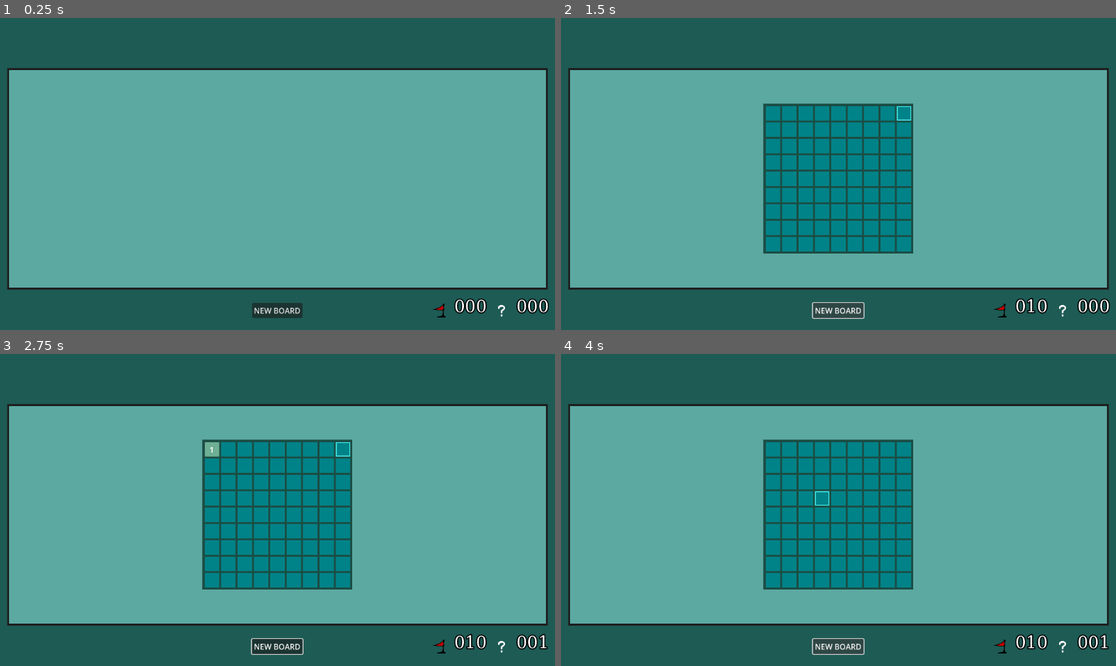
Above: before the commit, frames 1-4 (two rows, left to right).
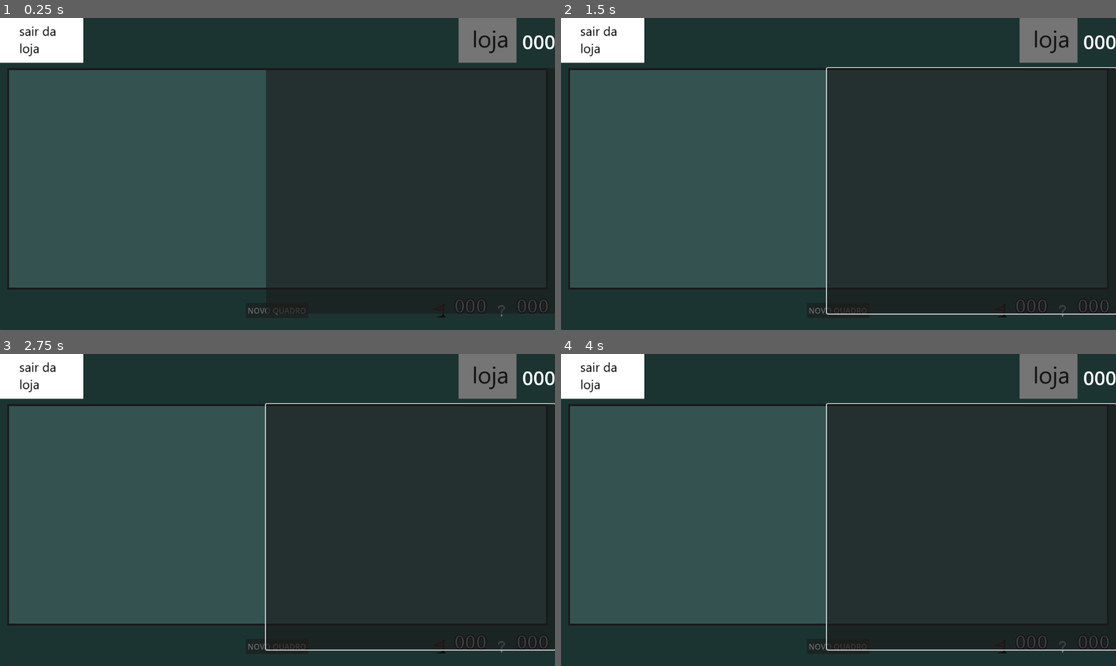
Above: after the commit, the same moments.

Repository: yuris2024/minesweeper
Game: Godot game, scene res://GameManager.tscn
Same seed, same stepped clock (60 frames per second), same inputs: the game is played once before the commit and once after it.
Inputs (mouse positions are in pixels of both pictures, inside the frame that each line leads up to):
- Up to frame 1 (0.25 s): no input
- Up to frame 2 (1.5 s): click (1066, 42) at 0.5 s; click "NEW BOARD" (after the commit: "NOVO QUADRO") at 1.25 s
- Up to frame 3 (2.75 s): click (210, 447) at 2 s, where only the run before the commit has a clickable "1"
- Up to frame 4 (4 s): click (788, 447) at 2.77 s; click "NEW BOARD" (after the commit: "NOVO QUADRO") at 3.5 s

The runs differ from the first frame. In frame 1, 98% of the frame differs, in the area x 0-100%, y 0-100%; in frame 2, 98%; in frame 3, 98%; in frame 4, 98%.

Commit message:
Structure skeleton of shop
Create a "shop" scene, structure the box containers visually. Nothing functional yet.

Diff:
--- a/GameManager.gd
+++ b/GameManager.gd
@@ -31,7 +31,7 @@
 		current_cols = 16
 		current_mines = 99
 	else:
-		print("Difficulty setting error")
+		print("Erro estabelecendo dificuldade")
 
 func _on_new_game_button_pressed():
 	remove_old_board()
@@ -84,3 +84,7 @@
 		return "0" + str(num)
 	else:
 		return str(num)
+
+
+func _on_shop_button_toggled(toggled_on: bool) -> void:
+	pass # Replace with function body.
--- a/GameManager.tscn
+++ b/GameManager.tscn
@@ -6,6 +6,8 @@
 [ext_resource type="Script" path="res://CoinCounter.gd" id="3_hc80a"]
 [ext_resource type="Script" path="res://MuteButton.gd" id="3_tq2m3"]
 [ext_resource type="Texture2D" uid="uid://cc2e5u2s6iep5" path="res://art/skin_default/qmark.png" id="4_dwrv7"]
+[ext_resource type="Texture2D" uid="uid://dto4jv2kyp61t" path="res://art/skin_default/loja.png" id="4_x8hsf"]
+[ext_resource type="PackedScene" uid="uid://d1fsehcdbkfvq" path="res://shop.tscn" id="8_wdewt"]
 
 [sub_resource type="StyleBoxFlat" id="StyleBoxFlat_8mr1g"]
 bg_color = Color(0.117177, 0.35854, 0.335495, 1)
@@ -18,9 +20,9 @@
 border_width_bottom = 4
 border_color = Color(0.12, 0.12, 0.12, 1)
 
+[sub_resource type="StyleBoxEmpty" id="StyleBoxEmpty_umvvy"]
+
 [sub_resource type="StyleBoxEmpty" id="StyleBoxEmpty_tiwbh"]
-
-[sub_resource type="StyleBoxEmpty" id="StyleBoxEmpty_umvvy"]
 
 [sub_resource type="SystemFont" id="SystemFont_obumi"]
 font_names = PackedStringArray("Monospace")
@@ -68,6 +70,7 @@
 [node name="ShopButton" type="TextureButton" parent="Panel/Vboxcontainer/Header"]
 custom_minimum_size = Vector2(200, 0)
 layout_mode = 2
+texture_normal = ExtResource("4_x8hsf")
 script = ExtResource("3_hc80a")
 
 [node name="CoinCounter" type="Label" parent="Panel/Vboxcontainer/Header/ShopButton"]
@@ -106,8 +109,8 @@
 size_flags_horizontal = 6
 size_flags_vertical = 4
 size_flags_stretch_ratio = 2.0
+theme_override_styles/pressed = SubResource("StyleBoxEmpty_umvvy")
 theme_override_styles/normal = SubResource("StyleBoxEmpty_tiwbh")
-theme_override_styles/pressed = SubResource("StyleBoxEmpty_umvvy")
 toggle_mode = true
 script = ExtResource("3_tq2m3")
 
@@ -116,7 +119,7 @@
 size_flags_horizontal = 6
 size_flags_vertical = 4
 size_flags_stretch_ratio = 5.0
-text = "NEW BOARD"
+text = "NOVO QUADRO"
 
 [node name="HBoxContainer" type="HBoxContainer" parent="Panel/Vboxcontainer/HBoxContainer2"]
 layout_mode = 2
@@ -161,6 +164,9 @@
 theme_override_font_sizes/font_size = 35
 text = "000"
 
+[node name="Shop" parent="." instance=ExtResource("8_wdewt")]
+
 [connection signal="timeout" from="Timer" to="." method="_on_timer_timeout"]
+[connection signal="toggled" from="Panel/Vboxcontainer/Header/ShopButton" to="." method="_on_shop_button_toggled"]
 [connection signal="toggled" from="Panel/Vboxcontainer/HBoxContainer2/MuteButton" to="Panel/Vboxcontainer/HBoxContainer2/MuteButton" method="_on_toggled"]
 [connection signal="pressed" from="Panel/Vboxcontainer/HBoxContainer2/NewGameButton" to="." method="_on_new_game_button_pressed"]
--- a/project.godot
+++ b/project.godot
@@ -12,7 +12,7 @@
 
 config/name="minesweep"
 run/main_scene="res://GameManager.tscn"
-config/features=PackedStringArray("4.2", "GL Compatibility")
+config/features=PackedStringArray("4.3", "GL Compatibility")
 
 [filesystem]
 
--- /dev/null
+++ b/shop.tscn
@@ -0,0 +1,48 @@
+[gd_scene load_steps=2 format=3 uid="uid://d1fsehcdbkfvq"]
+
+[ext_resource type="Texture2D" uid="uid://gj15bt1cmf24" path="res://art/skin_default/sair_loja.png" id="1_wy81u"]
+
+[node name="Shop" type="PanelContainer"]
+anchors_preset = 15
+anchor_right = 1.0
+anchor_bottom = 1.0
+grow_horizontal = 2
+grow_vertical = 2
+
+[node name="VBoxContainer" type="VBoxContainer" parent="."]
+layout_mode = 2
+
+[node name="Header" type="HBoxContainer" parent="VBoxContainer"]
+custom_minimum_size = Vector2(0, 100)
+layout_mode = 2
+
+[node name="ExitToMenu" type="TextureButton" parent="VBoxContainer/Header"]
+custom_minimum_size = Vector2(180, 0)
+layout_mode = 2
+texture_normal = ExtResource("1_wy81u")
+
+[node name="Label" type="Label" parent="VBoxContainer/Header"]
+layout_mode = 2
+size_flags_horizontal = 10
+size_flags_stretch_ratio = 113.6
+theme_override_font_sizes/font_size = 40
+text = "000"
+
+[node name="HBoxContainer" type="HBoxContainer" parent="VBoxContainer"]
+layout_mode = 2
+size_flags_vertical = 3
+
+[node name="CenterContainer" type="CenterContainer" parent="VBoxContainer/HBoxContainer"]
+layout_mode = 2
+size_flags_horizontal = 3
+
+[node name="GridContainer" type="GridContainer" parent="VBoxContainer/HBoxContainer/CenterContainer"]
+layout_mode = 2
+
+[node name="ItemList" type="ItemList" parent="VBoxContainer/HBoxContainer"]
+custom_minimum_size = Vector2(600, 0)
+layout_mode = 2
+
+[node name="HBoxContainer2" type="HBoxContainer" parent="VBoxContainer"]
+custom_minimum_size = Vector2(0, 30)
+layout_mode = 2
Not shown: 1 places in GameManager.tscn that only renumber resources
Binary file added: art/skin_default/loja.png
Not shown, added: art/skin_default/loja.png.import
Binary file added: art/skin_default/sair_loja.png
Not shown, added: art/skin_default/sair_loja.png.import
